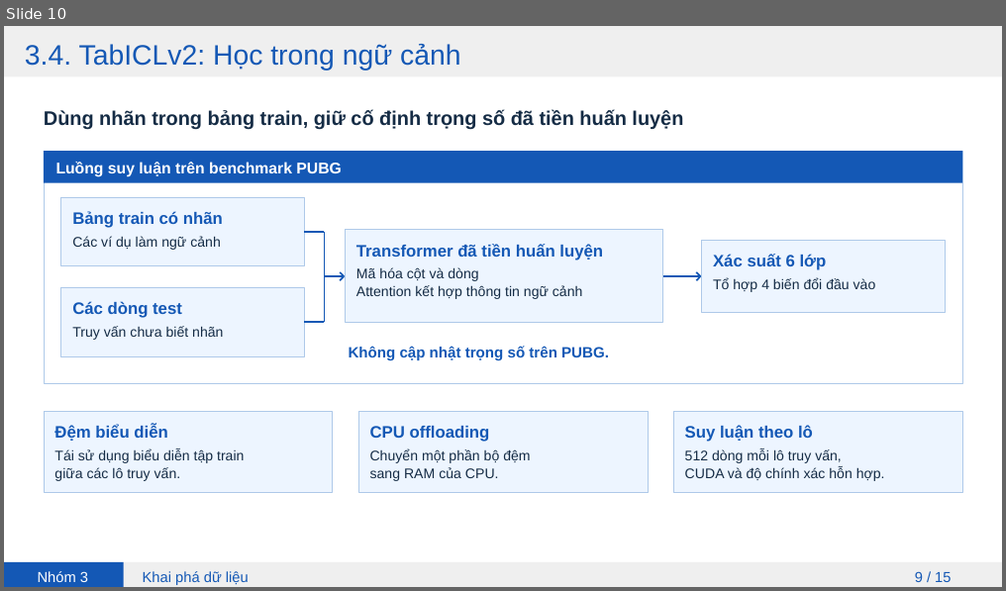
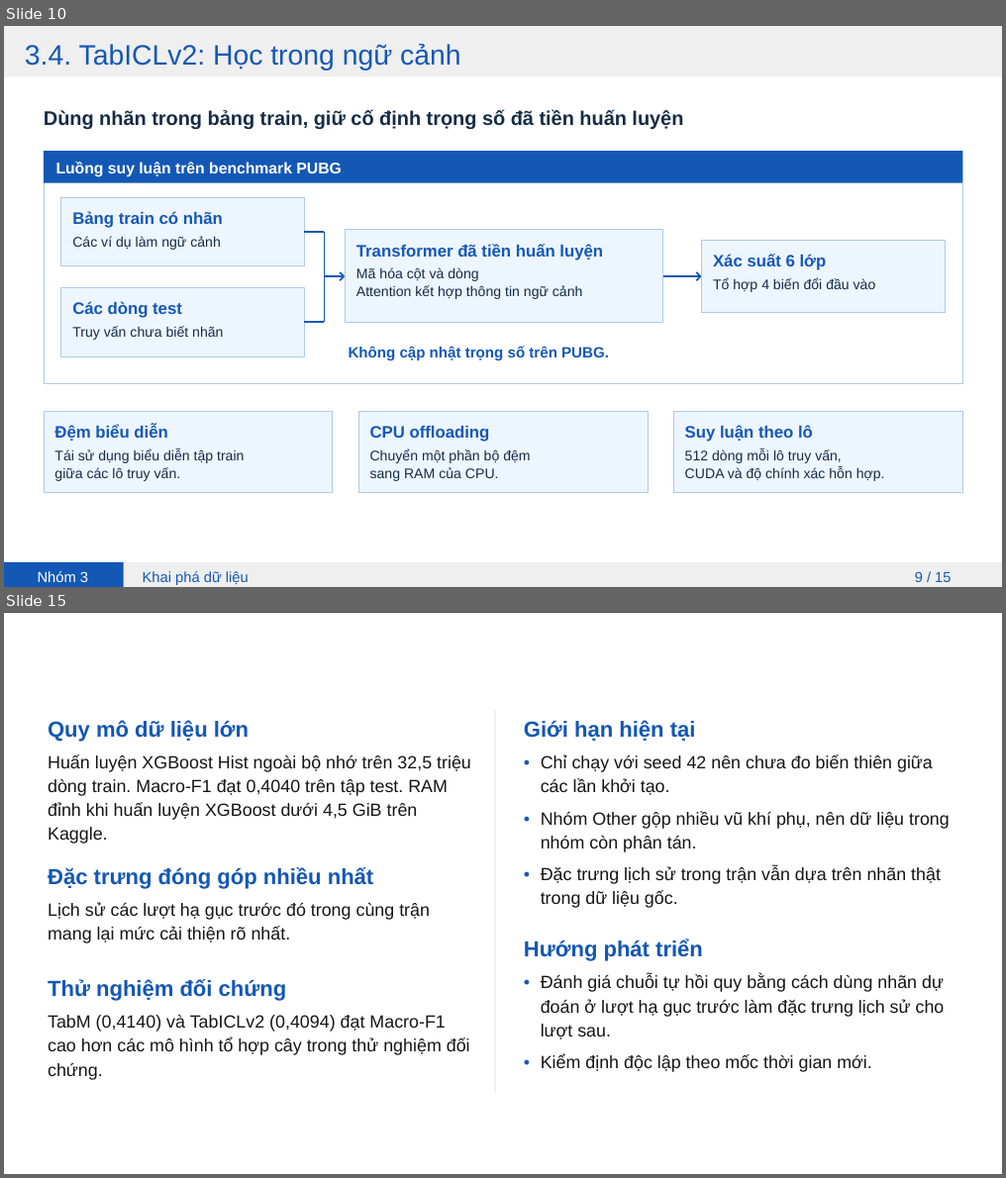
Before and after one commit to kttt294/PUBG-Weapon-Groups, a slide deck: docs/Thuyet_trinh_PUBG.pptx. Shown one above the other, each under a label of ours: slide 10 before the commit, slides 10 and 15 after it; the slides between them are not shown. The pictures are 1006x591 and 1006x1178 pixels, drawn with LibreOffice and Linux fonts; fonts in the diff are those of the drawing; background and template pictures are left out. Boxes give left, top, right and bottom in pixels: in the first picture for what was removed or moved away, otherwise in the second. Text is boxed around its words. In the diff, an @@ line names an element or a change of style, - is before the commit and + after.

```diff
--- a/docs/Thuyet_trinh_PUBG.pptx
+++ b/docs/Thuyet_trinh_PUBG.pptx
@@ slide 15 added at bbox=[4, 613, 1002, 1174], background picture (left out) @@
@@ text added at bbox=[48, 720, 249, 742], 21 pt, text #1357B5, bold @@
+Quy mô dữ liệu lớn
@@ rectangle added at bbox=[495, 711, 496, 1093], fill #DBE5EF @@
@@ text added at bbox=[524, 720, 696, 741], 21 pt, text #1357B5, bold @@
+Giới hạn hiện tại
@@ text added at bbox=[48, 755, 471, 772], 17 pt, text #151515 @@
+Huấn luyện XGBoost Hist ngoài bộ nhớ trên 32,5 triệu
@@ text added at bbox=[524, 752, 537, 772], 17 pt, text #1357B5 @@
+•
@@ text added at bbox=[541, 755, 933, 772], 17 pt, text #151515 @@
+Chỉ chạy với seed 42 nên chưa đo biến thiên giữa
@@ text added at bbox=[48, 779, 448, 796], 17 pt, text #151515 @@
+dòng train. Macro-F1 đạt 0,4040 trên tập test. RAM
@@ text added at bbox=[541, 778, 670, 795], 17 pt, text #151515 @@
+các lần khởi tạo.
@@ text added at bbox=[48, 802, 418, 820], 17 pt, text #151515 @@
+đỉnh khi huấn luyện XGBoost dưới 4,5 GiB trên
@@ text added at bbox=[524, 808, 537, 829], 17 pt, text #1357B5 @@
+•
@@ text added at bbox=[541, 811, 949, 829], 17 pt, text #151515 @@
+Nhóm Other gộp nhiều vũ khí phụ, nên dữ liệu trong
@@ text added at bbox=[48, 827, 108, 844], 17 pt, text #151515 @@
+Kaggle.
@@ text added at bbox=[541, 836, 697, 853], 17 pt, text #151515 @@
+nhóm còn phân tán.
@@ text added at bbox=[48, 867, 374, 889], 21 pt, text #1357B5, bold @@
+Đặc trưng đóng góp nhiều nhất
@@ text added at bbox=[524, 863, 537, 884], 17 pt, text #1357B5 @@
+•
@@ text added at bbox=[541, 867, 941, 884], 17 pt, text #151515 @@
+Đặc trưng lịch sử trong trận vẫn dựa trên nhãn thật
@@ text added at bbox=[48, 902, 430, 920], 17 pt, text #151515 @@
+Lịch sử các lượt hạ gục trước đó trong cùng trận
@@ text added at bbox=[541, 891, 678, 908], 17 pt, text #151515 @@
+trong dữ liệu gốc.
@@ text added at bbox=[48, 926, 291, 944], 17 pt, text #151515 @@
+mang lại mức cải thiện rõ nhất.
@@ text added at bbox=[524, 940, 703, 961], 21 pt, text #1357B5, bold @@
+Hướng phát triển
@@ text added at bbox=[48, 979, 287, 1001], 21 pt, text #1357B5, bold @@
+Thử nghiệm đối chứng
@@ text added at bbox=[524, 971, 537, 992], 17 pt, text #1357B5 @@
+•
@@ text added at bbox=[541, 975, 944, 992], 17 pt, text #151515 @@
+Đánh giá chuỗi tự hồi quy bằng cách dùng nhãn dự
@@ text added at bbox=[48, 1015, 445, 1032], 17 pt, text #151515 @@
+TabM (0,4140) và TabICLv2 (0,4094) đạt Macro-F1
@@ text added at bbox=[541, 999, 944, 1017], 17 pt, text #151515 @@
+đoán ở lượt hạ gục trước làm đặc trưng lịch sử cho
@@ text added at bbox=[541, 1024, 611, 1040], 17 pt, text #151515 @@
+lượt sau.
@@ text added at bbox=[48, 1039, 470, 1056], 17 pt, text #151515 @@
+cao hơn các mô hình tổ hợp cây trong thử nghiệm đối
@@ text added at bbox=[524, 1052, 537, 1072], 17 pt, text #1357B5 @@
+•
@@ text added at bbox=[541, 1056, 872, 1072], 17 pt, text #151515 @@
+Kiểm định độc lập theo mốc thời gian mới.
@@ text added at bbox=[48, 1063, 103, 1080], 17 pt, text #151515 @@
+chứng.
```
Also in this commit, not shown: 1 slide changed, 4 other slides added, 5 slides removed, 1 other file.
